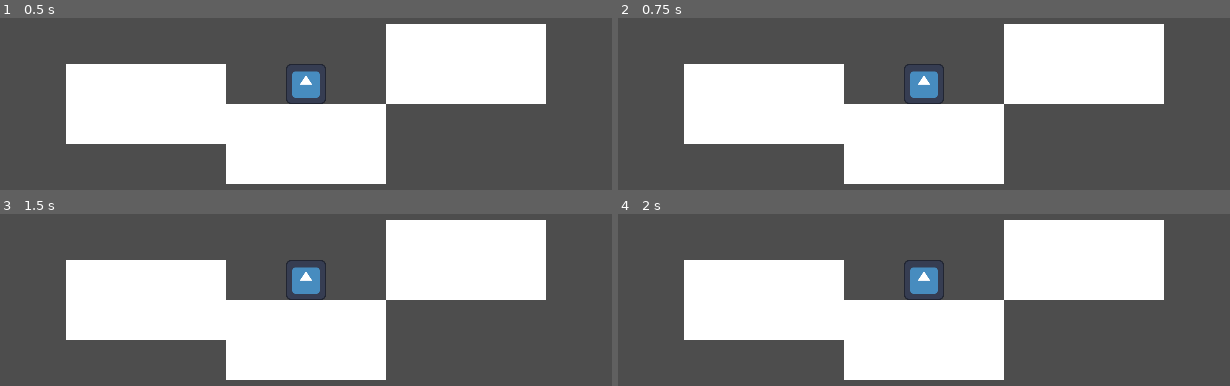
Above: before the commit, frames 1-4 (two rows, left to right).
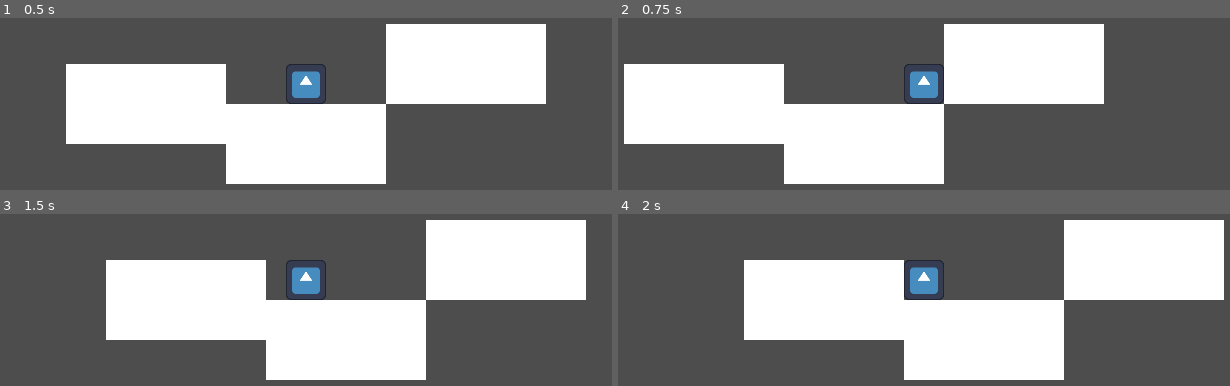
Above: after the commit, the same moments.

Repository: FoxParadeAFK/Lappland-Legato
Game: Godot game, scene res://scenes/tests/test_player_scene.tscn
Two runs of this game, one before a commit and one after it. Both use one fixed random seed, a clock stepped at 60 frames per second and the inputs below. The engine's default icon, where the game draws it, is replaced by a stand-in: a white triangle on a blue panel in a dark square.
Inputs:
- Up to frame 1 (0.5 s): no input
- Up to frame 2 (0.75 s): tap Enter at 0.5 s; hold Right (ui_right) from 0.53 s (still down)
- Up to frame 3 (1.5 s): tap Space at 1.25 s; release Right (ui_right) at 1.28 s; hold Left (ui_left) from 1.28 s (still down)
- Up to frame 4 (2 s): keep holding Left (ui_left)

Frame 1 is identical in both runs. In frame 2, 23% of the frame differs, in the area x 0-90%, y 3-97%; in frame 3, 15%; in frame 4, 23%.

Commit message:
Move state + idle state

Diff:
--- a/lappland-legato/scenes/player.tscn
+++ b/lappland-legato/scenes/player.tscn
@@ -3,6 +3,7 @@
 [ext_resource type="Texture2D" uid="uid://bfb6up35ex2qc" path="res://icon.svg" id="1_3vyb7"]
 [ext_resource type="Script" uid="uid://cwa6yonmgfp8l" path="res://scripts/player/idle_state.gd" id="1_g2els"]
 [ext_resource type="Script" uid="uid://de4rdjxux7a4l" path="res://scripts/player/player.gd" id="1_qhqgy"]
+[ext_resource type="Script" uid="uid://dw7a62b0iws4u" path="res://scripts/player/move_state.gd" id="3_dqkch"]
 
 [sub_resource type="RectangleShape2D" id="RectangleShape2D_3vyb7"]
 size = Vector2(8, 8)
@@ -16,6 +17,10 @@
 script = ExtResource("1_g2els")
 metadata/_custom_type_script = "uid://cwa6yonmgfp8l"
 
+[node name="MoveState" type="Node2D" parent="FiniteStateMachine" unique_id=616935618]
+script = ExtResource("3_dqkch")
+metadata/_custom_type_script = "uid://dw7a62b0iws4u"
+
 [node name="Sprite2D" type="Sprite2D" parent="." unique_id=2004009879]
 scale = Vector2(0.0625, 0.0625)
 texture = ExtResource("1_3vyb7")
--- a/lappland-legato/scripts/player/idle_state.gd
+++ b/lappland-legato/scripts/player/idle_state.gd
@@ -1,7 +1,9 @@
 class_name IdleState extends State
 
-func enter() -> void: pass
+func enter() -> void:
+	player.velocity.x = 0
 
-func physics_update(_delta: float) -> void: pass
+func physics_update(_delta: float) -> void:
+	if player.horizontal_input != 0: player.transition_state(player.move_state)
 
 func exit() -> void: pass
--- /dev/null
+++ b/lappland-legato/scripts/player/move_state.gd
@@ -0,0 +1,10 @@
+class_name MoveState extends State
+
+func enter() -> void: pass
+
+func physics_update(_delta: float) -> void:
+	player.velocity.x = player.horizontal_input * 100
+
+	if player.horizontal_input == 0: player.transition_state(player.idle_state)
+
+func exit() -> void: pass
--- a/lappland-legato/scripts/player/player.gd
+++ b/lappland-legato/scripts/player/player.gd
@@ -1,6 +1,8 @@
 class_name Player extends CharacterBody2D
 
 var current_state: State
+var idle_state: IdleState
+var move_state: MoveState
 func transition_state(_transitioning_state: State) -> void:
 	if current_state != null: current_state.exit()
 
@@ -8,14 +10,21 @@
 	current_state = _transitioning_state
 	current_state.enter()
 
-var idle_state: IdleState
+func get_state(_state_path: NodePath, _animation_name: String) -> State:
+	var state: State = get_node_or_null(_state_path)
+	if state != null: state.engage(self, _animation_name)
+
+	return state
+
+var horizontal_input: float
 
 func _ready() -> void:
-	idle_state = get_node_or_null("FiniteStateMachine/IdleState")
-	idle_state.engage(self, "idle")
+	idle_state = get_state("FiniteStateMachine/IdleState", "idle")
+	move_state = get_state("FiniteStateMachine/MoveState", "move")
 	transition_state(idle_state)
 
 func _physics_process(_delta: float) -> void:
+	horizontal_input = Input.get_axis("ui_left", "ui_right")
 	current_state.physics_update(_delta)
 
 	move_and_slide()
Not shown, added: lappland-legato/scripts/player/move_state.gd.uid
